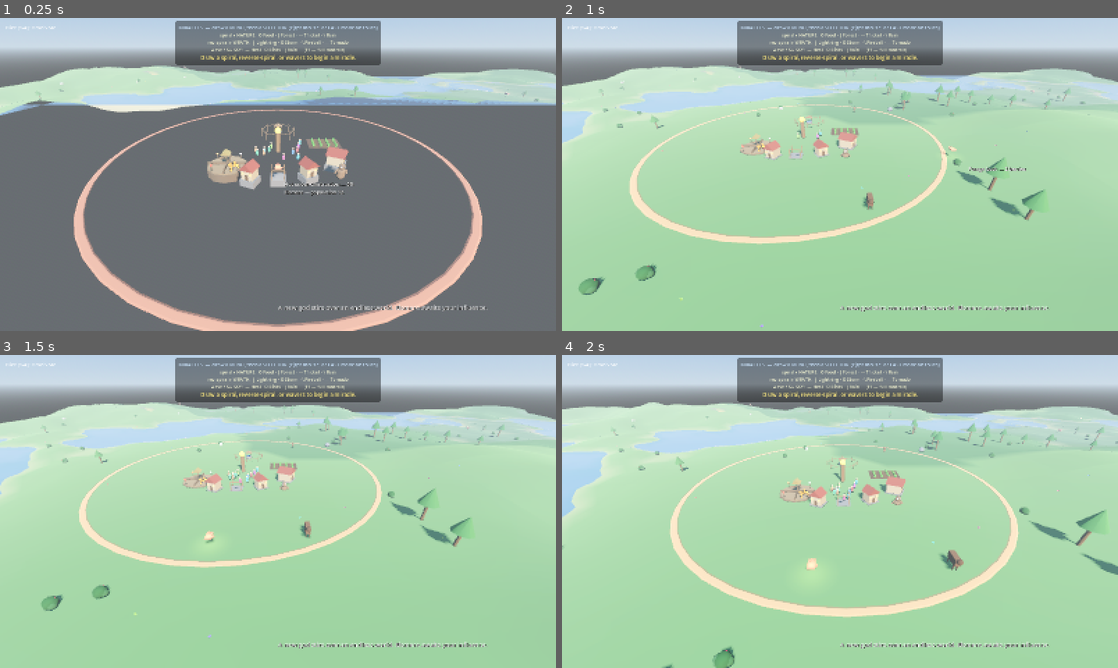
Above: before the commit, frames 1-4 (two rows, left to right).
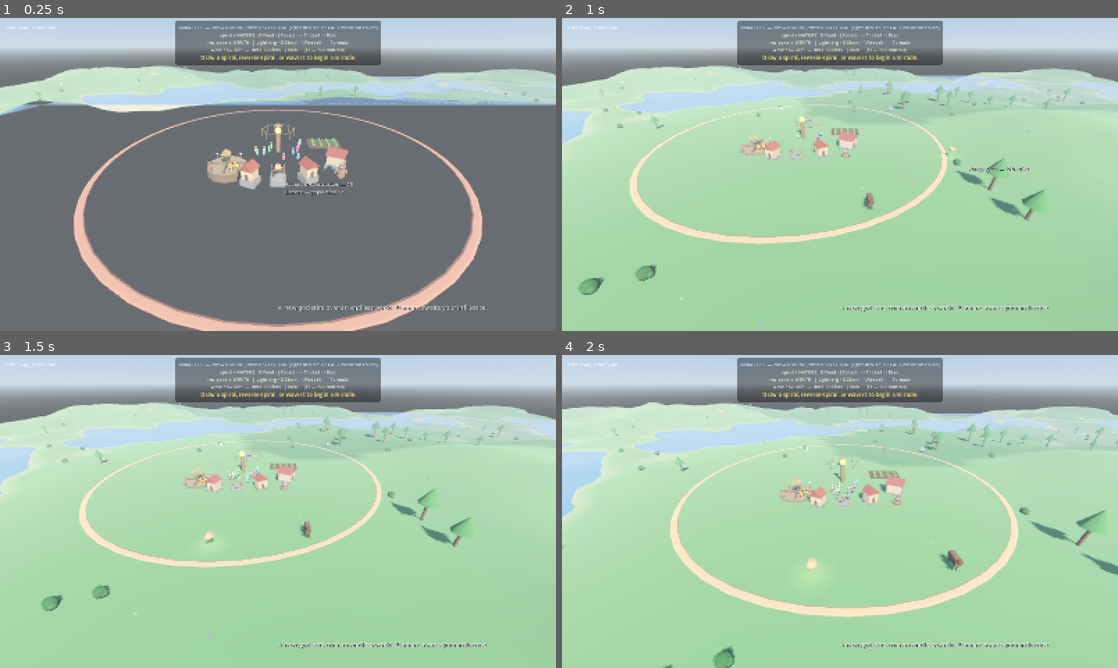
Above: after the commit, the same moments.

Repository: tjloman/tjloman
Game: Godot game, scene res://scenes/main.tscn
Same seed, same stepped clock (60 frames per second), same inputs: the game is played once before the commit and once after it.
Inputs (mouse positions are in pixels of both pictures, inside the frame that each line leads up to):
- Up to frame 1 (0.25 s): no input
- Up to frame 2 (1 s): move the mouse to (962, 158) at 0.52 s; hold Right from 0.53 s (still down); hold S (cam_back) from 0.53 s (still down); click (962, 158) at 0.67 s
- Up to frame 3 (1.5 s): release Right at 1.25 s; release S (cam_back) at 1.25 s; drag from (166, 527) to (250, 574) at 1.27 s
- Up to frame 4 (2 s): no input

Frame 1 is identical in both runs. In frame 2, less than 0.1% of the frame differs, in the area x 5-94%, y 26-84%; in frame 3, less than 0.1%; in frame 4, less than 0.1%.

Commit message:
Rain boosts wild growth; forage bushes ripen 1-10 and wither at 0; no overlapping structures
- Rain miracle now blesses the trees and berry bushes it falls on (not just
  farms): trees grow ~1.6x faster and berries ripen ~2.2x faster while the
  blessing lasts. New WildTree.rain()/ForageBush.rain() timers.
- Forage bushes got real growth: berries now range 1..10 (was capped at 4),
  ripening over time (faster in rain). A bush picked clean to 0 is spent and
  withers away.
- Structures no longer intersect: Village._farm_position now requires a spot
  that's both dry AND clear of every existing structure (totem, store, pen,
  edubba, houses, other farms) via a shared _spot_clear() check. This is what
  was letting villager-built fields snap on top of the starter farm.

Co-Authored-By: Claude Opus 4.8 <noreply@anthropic.com>
Claude-Session: https://claude.ai/code/session_01NqBKfyc5c6bViy6kUi2S7P

Diff:
--- a/scripts/miracles/miracle_manager.gd
+++ b/scripts/miracles/miracle_manager.gd
@@ -191,10 +191,18 @@
 	cloud.add_child(drops)
 	add_child(cloud)
 
+	var bless := 12.0 * potency
 	for f in get_tree().get_nodes_in_group("farms"):
 		var farm := f as Farm
 		if farm.global_position.distance_to(pos) < reach:
-			farm.water(12.0 * potency)
+			farm.water(bless)
+	# Rain also quickens the wild larder: trees and berry bushes it falls on.
+	for grp in ["trees", "forage"]:
+		for n in get_tree().get_nodes_in_group(grp):
+			var plant := n as Node3D
+			if is_instance_valid(plant) and plant.has_method("rain") \
+					and plant.global_position.distance_to(pos) < reach:
+				plant.call("rain", bless)
 
 	# Rain is the counter to fire: it douses every blaze it falls on —
 	# trees, and burning villagers and beasts alike.
--- a/scripts/world/forage_bush.gd
+++ b/scripts/world/forage_bush.gd
@@ -4,13 +4,15 @@
 ## herbivores browse it between trips to water. Berries regrow with time,
 ## so the land itself is a slow, renewable larder.
 
-const MAX_BERRIES := 4
+const MAX_BERRIES := 10
 const REGROW_SECONDS := 45.0
+const RAIN_REGROW := 0.45   # rain shortens the regrow wait to this fraction
 
 var berries := 3
 
 var _berry_meshes: Array[MeshInstance3D] = []
 var _regrow_time := REGROW_SECONDS
+var _rain_time := 0.0
 
 
 func _ready() -> void:
@@ -47,24 +49,38 @@
 func _process(delta: float) -> void:
 	if berries >= MAX_BERRIES:
 		return
-	_regrow_time -= delta
+	# Berries ripen over time — faster in the rain (the land's slow larder,
+	# quickened by a downpour).
+	var step := delta
+	if _rain_time > 0.0:
+		_rain_time -= delta
+		step = delta / RAIN_REGROW
+	_regrow_time -= step
 	if _regrow_time <= 0.0:
 		_regrow_time = REGROW_SECONDS
 		berries += 1
 		_update_berries()
 
 
+## A rain miracle passing over quickens the ripening for a while.
+func rain(duration: float) -> void:
+	_rain_time = maxf(_rain_time, duration)
+
+
 func has_berries() -> bool:
 	return berries > 0
 
 
-## One handful picked (by hand, hoof, or beak). False if bare.
+## One handful picked (by hand, hoof, or beak). False if bare. A bush picked
+## to nothing is spent — it withers away (berries range 1..10; zero is death).
 func take_berry() -> bool:
 	if berries <= 0:
 		return false
 	berries -= 1
 	_regrow_time = REGROW_SECONDS
 	_update_berries()
+	if berries <= 0:
+		queue_free()
 	return true
 
 
--- a/scripts/world/village.gd
+++ b/scripts/world/village.gd
@@ -18,6 +18,7 @@
 const MAX_INFLUENCE := 65.0
 const MAX_TAMED := 8
 const PRAYER_PER_VILLAGE := 120.0   # each convert widens your prayer reservoir
+const FARM_HALF := 3.9              # a field's clearance radius (no overlaps)
 
 ## Hand-placed founding homes, clear of the farm (E), store (NW), and pen (S).
 const STARTER_HOUSE_SPOTS: Array[Vector3] = [
@@ -189,22 +190,54 @@
 	return best
 
 
-## A dry, field-sized position near a preferred local offset: snap to dry
-## land, and if that offset is hopeless (a lake), ring the village's own
-## (dry) centre until a dry field footprint is found.
+## A dry, field-sized position near a preferred local offset that also DOESN'T
+## overlap any existing structure. Snap to dry land; if the preferred spot is
+## wet or crowded, ring the village's (dry) centre for a clear, dry footprint.
 func _farm_position(preferred: Vector3) -> Vector3:
 	var world := get_tree().get_first_node_in_group("world_gen") as WorldGen
 	var grounded := _grounded(preferred, 3.6)
-	if world == null or not world.is_underwater(
-			global_position.x + grounded.x, global_position.z + grounded.z):
+	if world == null or _farm_spot_ok(world, grounded):
 		return grounded
-	for i in 16:
-		var a := TAU * i / 16.0
-		var cand := _grounded(Vector3(cos(a), 0, sin(a)) * randf_range(7.0, 12.0), 3.6)
-		if not world.is_underwater(
-				global_position.x + cand.x, global_position.z + cand.z):
+	for i in 24:
+		var a := TAU * i / 24.0
+		var cand := _grounded(Vector3(cos(a), 0, sin(a)) * randf_range(7.0, 16.0), 3.6)
+		if _farm_spot_ok(world, cand):
 			return cand
 	return grounded  # give up gracefully; at least it sits on the ground
+
+
+func _farm_spot_ok(world: WorldGen, local: Vector3) -> bool:
+	var wx := global_position.x + local.x
+	var wz := global_position.z + local.z
+	return not world.is_underwater(wx, wz) and _spot_clear(wx, wz, FARM_HALF)
+
+
+## True if a footprint of half-width `half` at a WORLD point clears every
+## structure this village has raised — so nothing is ever built through
+## anything else.
+func _spot_clear(wx: float, wz: float, half: float) -> bool:
+	var p := Vector2(wx, wz)
+	if totem != null and p.distance_to(_flat(totem.global_position)) < 2.5 + half:
+		return false
+	if store != null and is_instance_valid(store) \
+			and p.distance_to(_flat(store.global_position)) < FoodStore.PLATFORM_RADIUS + 1.0 + half:
+		return false
+	if edubba != null and is_instance_valid(edubba) \
+			and p.distance_to(_flat(edubba.global_position)) < 3.2 + half:
+		return false
+	if p.distance_to(_flat(pen_position())) < 5.5 + half:
+		return false
+	for h in houses:
+		if is_instance_valid(h) and p.distance_to(_flat(h.global_position)) < 3.2 + half:
+			return false
+	for f in farms:
+		if is_instance_valid(f) and p.distance_to(_flat(f.global_position)) < FARM_HALF + half:
+			return false
+	return true
+
+
+func _flat(v: Vector3) -> Vector2:
+	return Vector2(v.x, v.z)
 
 
 ## Wants another field? One per ~7 mouths, capped so villages stay villages.
--- a/scripts/world/wild_tree.gd
+++ b/scripts/world/wild_tree.gd
@@ -12,6 +12,7 @@
 ## saplings. lumber advances by GROWTH_BASE / (1 + lumber * GROWTH_TAPER).
 const GROWTH_BASE := 0.06
 const GROWTH_TAPER := 0.7
+const RAIN_GROWTH := 1.6    # a rain miracle speeds growth while it lasts
 const SAPLING_SCALE := 0.22
 const REPLANT_PERIOD := 50.0
 const REPLANT_CROWDING := 4     # no seeding when this many trees stand close
@@ -42,6 +43,7 @@
 var _spin_ang := Vector3.ZERO   # aftertouch spin axis*rate while airborne (rad/s)
 var _plant_yaw := 0.0           # the tree's random facing, restored after a throw
 var _grow_accum := randf() * 0.4   # de-sync the growth tick across trees
+var _rain_time := 0.0              # seconds of lingering rain-blessing
 
 
 func _ready() -> void:
@@ -123,8 +125,12 @@
 		return
 	var d := _grow_accum
 	_grow_accum = 0.0
+	if _rain_time > 0.0:
+		_rain_time -= d
 	if lumber < MAX_LUMBER:
 		var step := GROWTH_BASE / (1.0 + lumber * GROWTH_TAPER)
+		if _rain_time > 0.0:
+			step *= RAIN_GROWTH  # a downpour quickens the timber
 		# A miracle-sown sapling races to its quickened size, then slows.
 		if has_meta("quicken_to"):
 			if lumber < float(get_meta("quicken_to")):
@@ -139,6 +145,11 @@
 		if _replant_time <= 0.0:
 			_replant_time = REPLANT_PERIOD * randf_range(0.8, 1.6)
 			_try_replant()
+
+
+## A passing rain miracle blesses the tree with faster growth for a while.
+func rain(duration: float) -> void:
+	_rain_time = maxf(_rain_time, duration)
 
 
 ## The whole tree scales with its stored lumber: 1 = sapling, 30 = giant.
